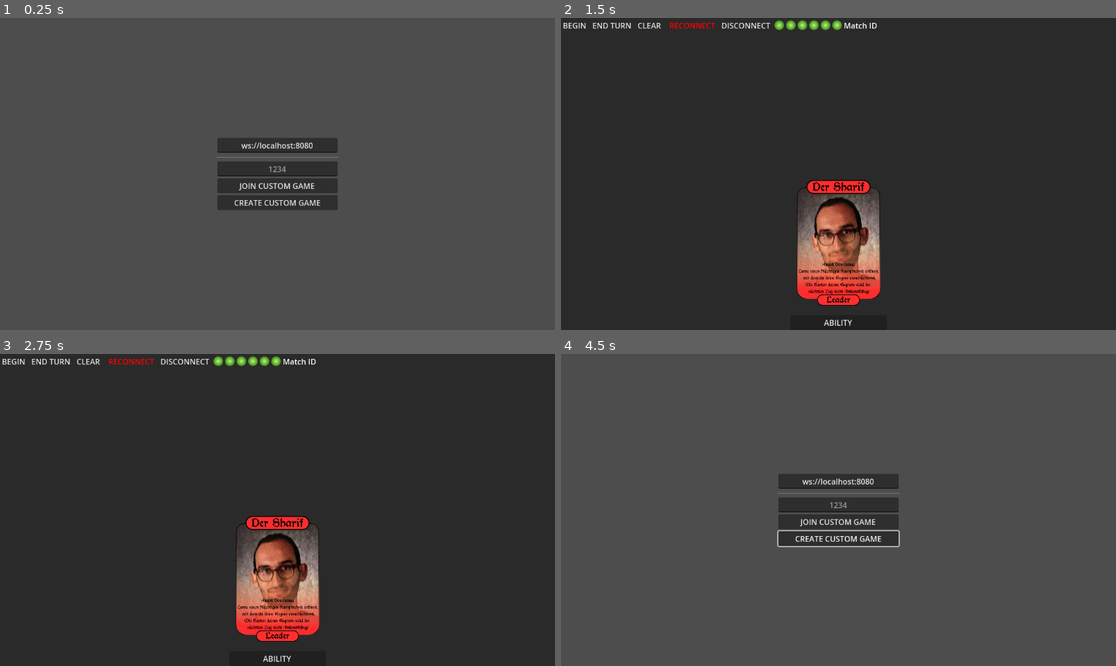
Above: before the commit, frames 1-4 (two rows, left to right).
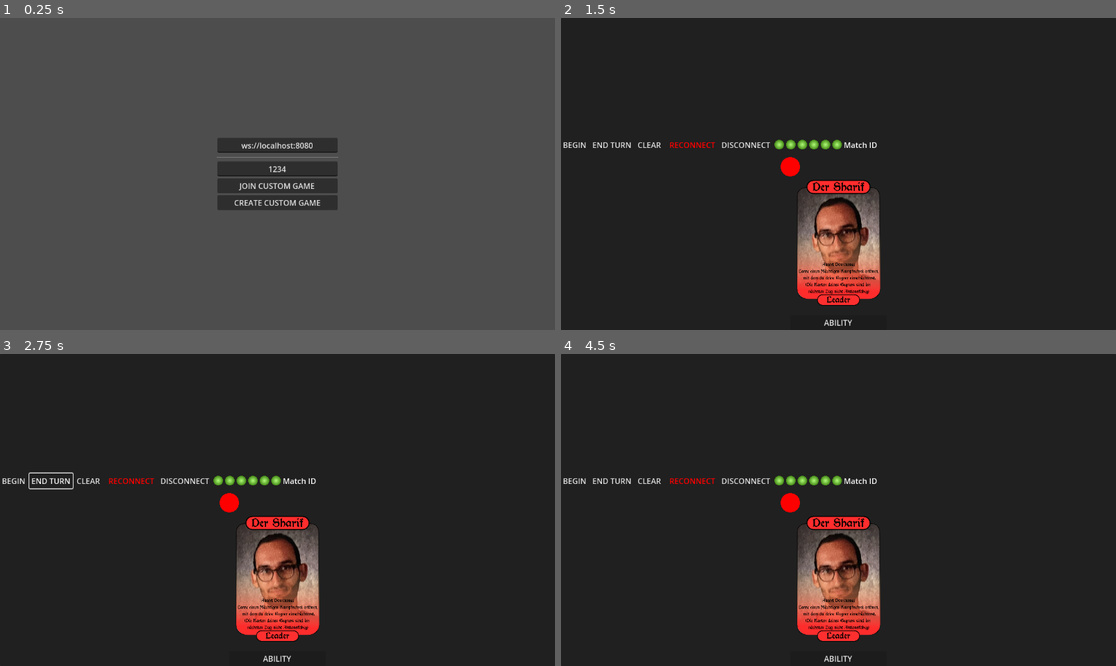
Above: after the commit, the same moments.

Repository: SpaceWAGdev/card-multiplayer
Game: Godot game, scene res://menu.tscn
Same seed, same stepped clock (60 frames per second), same inputs: the game is played once before the commit and once after it.
Inputs (mouse positions are in pixels of both pictures, inside the frame that each line leads up to):
- Up to frame 1 (0.25 s): no input
- Up to frame 2 (1.5 s): click "JOIN CUSTOM GAME" at 0.5 s; click "START GAME" at 1.25 s
- Up to frame 3 (2.75 s): click "END TURN" at 2 s
- Up to frame 4 (4.5 s): click "DISCONNECT" at 2.75 s; click "CREATE CUSTOM GAME" at 3.5 s; click (888, 550) at 4.25 s, where only the run after the commit has a clickable "START GAME"

The runs differ from the first frame. In frame 1, less than 0.1% of the frame differs, in the area x 48-52%, y 47-50%; in frame 2, 1.6%; in frame 3, 1.6%; in frame 4, 97%, in the area x 0-100%, y 0-100%.

Commit message:
New selection cursor | New Message System | Working dbg Button Presses

Diff:
--- a/Cards/card.tscn
+++ b/Cards/card.tscn
@@ -37,3 +37,6 @@
 layout_mode = 2
 size_flags_vertical = 3
 text = "ABILITY"
+
+[node name="Hover_img" type="Sprite2D" parent="."]
+position = Vector2(0, 331)
--- a/card_base.gd
+++ b/card_base.gd
@@ -10,25 +10,22 @@
 func _hover_enter() -> void:
 	if get_parent().name.contains("DECK") or get_parent().name.contains("GRAVEYARD"):
 		return
-	var image = preload("res://card_image_overlay.tscn").instantiate()
-	# TODO: Don't instantiate, just toggle visiblity
-	image.get_child(0).texture = find_child("Image").texture
+	var texture = find_child("Image").texture
+	var image = find_child("Hover_img")
+	var original_image = find_child("Image")
+	image.texture = texture
 	image.scale = Vector2(0.5, 0.5)
-	image.name = "hover_img"
-	image.z_index = 20
-	var width = image.get_child(0).texture.get_width()
-	var height = image.get_child(0).texture.get_height()
+	# var width = texture.get_width()
+	# var height = texture.get_height()
+	# image gets centered over the original card
+	image.position = Vector2(original_image.position.x , original_image.position.y)
+	image.show()
 
-	# image gets centered over the original card
-	image.position = Vector2((image.position.x + width / 4 * image.scale.x ), (image.position.y + height / 6 * image.scale.y) - delta_y_position)
-
-	self.add_child(image)
+func _draw() -> void:
+	draw_circle(Vector2(0,0), 20, Color.RED)
 
 func _hover_exit() -> void:
-	var image = get_child(3)
-	print(image)
-	if image != null:
-		image.queue_free()
+	find_child("Hover_img").hide()
 
 func setup(_data: Dictionary, _game_manager):
 	data = _data
--- a/game.tscn
+++ b/game.tscn
@@ -15,21 +15,46 @@
 script = ExtResource("1_646wj")
 
 [node name="ColorRect" type="ColorRect" parent="."]
+z_index = -5
+y_sort_enabled = true
 layout_mode = 2
-mouse_filter = 2
+mouse_filter = 1
 color = Color(0.164706, 0.164706, 0.164706, 1)
 
-[node name="LOCAL_DECK" type="Node" parent="ColorRect"]
-unique_name_in_owner = true
+[node name="LOCAL_DECK" type="Container" parent="ColorRect"]
+visible = false
+layout_mode = 0
+offset_right = 40.0
+offset_bottom = 40.0
 
-[node name="LOCAL_GRAVEYARD" type="Node" parent="ColorRect"]
-unique_name_in_owner = true
+[node name="LOCAL_GRAVEYARD" type="Container" parent="ColorRect"]
+visible = false
+layout_mode = 0
+offset_right = 40.0
+offset_bottom = 40.0
 
-[node name="REMOTE_HAND" type="Node" parent="ColorRect"]
+[node name="REMOTE_HAND" type="Container" parent="ColorRect"]
+visible = false
+layout_mode = 0
+offset_right = 40.0
+offset_bottom = 40.0
 
 [node name="VBoxContainer" type="VBoxContainer" parent="."]
 layout_mode = 2
+mouse_filter = 2
 theme_override_constants/separation = 30
+
+[node name="REMOTE_PLAYAREA" type="HBoxContainer" parent="VBoxContainer"]
+unique_name_in_owner = true
+layout_mode = 2
+size_flags_vertical = 3
+alignment = 1
+
+[node name="LOCAL_PLAYAREA" type="HBoxContainer" parent="VBoxContainer"]
+unique_name_in_owner = true
+layout_mode = 2
+size_flags_vertical = 3
+alignment = 1
 
 [node name="DebugUI" type="HBoxContainer" parent="VBoxContainer"]
 layout_mode = 2
@@ -90,18 +115,6 @@
 layout_mode = 2
 text = "Match ID"
 
-[node name="REMOTE_PLAYAREA" type="HBoxContainer" parent="VBoxContainer"]
-unique_name_in_owner = true
-layout_mode = 2
-size_flags_vertical = 3
-alignment = 1
-
-[node name="LOCAL_PLAYAREA" type="HBoxContainer" parent="VBoxContainer"]
-unique_name_in_owner = true
-layout_mode = 2
-size_flags_vertical = 3
-alignment = 1
-
 [node name="LOCAL_HAND" type="HBoxContainer" parent="VBoxContainer"]
 unique_name_in_owner = true
 layout_mode = 2
--- a/main_game.gd
+++ b/main_game.gd
@@ -40,8 +40,6 @@
 	GameState.on_enter_selectmode.connect(_dbg_display_select_mode)
 	GameState.on_exit_selectmode.connect(_dbg_clear_select_mode)
 	load_deck(GameState.DECK_PATH)
-	wait_for_open_connection_and_send_message(GameState.SETUP_MESSAGE)
-
 
 func init_card_areas():
 	# TODO: Switch to @exports
@@ -54,9 +52,13 @@
 
 func _process(_delta):
 	poll_ws()
+	if Input.is_key_pressed(KEY_ESCAPE) and GameState.GAME_MODE == GameState.MODE_SELECT:
+		GameState.cancel_card_selection()
 
 func init_ws():
 	socket.connect_to_url(GameState.WS_SERVER_URL)
+	print(GameState.SETUP_MESSAGE)
+	wait_for_open_connection_and_send_message(GameState.SETUP_MESSAGE)
 
 func connect_ws():
 	socket.connect_to_url(GameState.WS_SERVER_URL)
@@ -73,16 +75,21 @@
 		while socket.get_available_packet_count():
 			var packet = socket.get_packet()
 			print("Packet: ", packet.get_string_from_utf8())
-			# TODO: Switch to new JSON message format
-			if packet.get_string_from_utf8().contains("ROUNDOVER"):
-				GameState.begin_turn()
-				start_round()
-				$VBoxContainer/DebugUI/RoundCounter.text = str(ROUND)
-			# TODO: Switch to new JSON message format
-			if packet.get_string_from_utf8().contains("MATCH:"):
-				GameState.MATCH_ID = packet.get_string_from_utf8().split(":")[1]
-			else:
-				deserialize_cards(packet)
+			var packet_data = JSON.parse_string(packet.get_string_from_utf8())
+
+			match packet_data["type"]:
+				"Control":
+					match packet_data["control-message"]:
+						"ROUNDOVER":
+							GameState.begin_turn()
+							start_round()
+							$VBoxContainer/DebugUI/RoundCounter.text = str(ROUND)
+						"CONFIRM_MATCH":
+							GameState.MATCH_ID = packet_data["control-arguments"]["id"]
+				"Sync":
+					deserialize_cards(packet_data["sync-data"])
+				"Message" :
+					print(packet_data["message"])
 			return packet
 	elif state == WebSocketPeer.STATE_CLOSING:
 		# Keep polling to achieve proper close.
@@ -107,7 +114,7 @@
 			return true
 
 		current_attempt += 1
-		await get_tree().create_timer(interval_time)
+		await get_tree().create_timer(interval_time).timeout
 
 	return false
 
@@ -189,10 +196,6 @@
 	var click_event = card_image.gui_input
 	click_event.connect(card_image.on_click)
 
-	if location == "LOCAL_DECK":
-		card_image.z_index = -10
-		card_image.mouse_filter = Control.MOUSE_FILTER_IGNORE
-
 	if location == "LOCAL_PLAYAREA" and mid == "":
 		card_image.battlecry()
 
@@ -245,17 +248,6 @@
 	update_screen_area(new_location_node.name)
 	if new_location == "LOCAL_PLAYAREA" and old_parent.name == "LOCAL_HAND":
 		card.battlecry()
-	if new_location in ["LOCAL_GRAVEYARD", "LOCAL_DECK"]:
-		card.z_index = -10
-		card.set_process(false)
-		card.visible = false
-	else:
-		card.visible = true
-		card.set_process(true)
-
-	if not new_location.contains("REMOTE"):
-		card.z_index = 0
-		card.set_process(true)
 
 	if new_location.begins_with("LOCAL"):
 		card.friendly = true
@@ -278,7 +270,11 @@
 	ROUND += 1
 	$VBoxContainer/DebugUI/RoundCounter.text = str(ROUND)
 	GameState.GAME_STATE = GameState.STATE_REMOTETURN
-	wait_for_open_connection_and_send_message("ROUNDOVER\n")
+	wait_for_open_connection_and_send_message(JSON.stringify({
+		"type" : "Message",
+		"match" : GameState.MATCH_ID,
+		"message" : "ROUNDOVER"
+	}))
 	sync()
 
 func start_round():
--- a/menu.gd
+++ b/menu.gd
@@ -24,6 +24,7 @@
 		"user": GameState.PLAYER_ID,
 		"match": GameState.MATCH_ID
 	})
+	print(GameState.SETUP_MESSAGE)
 	switch_scene()
 
 func create_match_with_key():
@@ -40,7 +41,9 @@
 		"id": id },
 	"user": GameState.PLAYER_ID,
 	"match": GameState.MATCH_ID
-})
+	})
+	print(GameState.SETUP_MESSAGE)
+	switch_scene()
 
 
 func request_matchmaking():
--- a/menu.tscn
+++ b/menu.tscn
@@ -38,6 +38,7 @@
 unique_name_in_owner = true
 custom_minimum_size = Vector2(250, 0)
 layout_mode = 2
+text = "1234"
 placeholder_text = "1234"
 alignment = 1
 max_length = 4
@@ -54,6 +55,6 @@
 
 [connection signal="text_submitted" from="CenterContainer/VBoxContainer/URLField" to="." method="connect_to_server"]
 [connection signal="text_submitted" from="CenterContainer/VBoxContainer/MatchID" to="." method="connect_to_server"]
+[connection signal="pressed" from="CenterContainer/VBoxContainer/Button2" to="." method="connect_to_server"]
 [connection signal="pressed" from="CenterContainer/VBoxContainer/Button2" to="." method="join_match_with_key"]
-[connection signal="pressed" from="CenterContainer/VBoxContainer/Button2" to="." method="connect_to_server"]
-[connection signal="pressed" from="CenterContainer/VBoxContainer/Button3" to="." method="connect_to_server"]
+[connection signal="pressed" from="CenterContainer/VBoxContainer/Button3" to="." method="create_match_with_key"]
--- a/project.godot
+++ b/project.godot
@@ -21,6 +21,10 @@
 Helpers="*res://helpers.gd"
 GameState="*res://static_game_state.gd"
 
+[display]
+
+mouse_cursor/custom_image="res://default_cursor.png"
+
 [dotnet]
 
 project/assembly_name="card-game"
--- a/static_game_state.gd
+++ b/static_game_state.gd
@@ -51,17 +51,20 @@
 
 var SELECT_MASK = []
 
+var _default_cursor = preload("res://default_cursor.png")
+var _selection_cursor = preload("res://select_cursor.png")
+
 func get_card_selection(callback: Callable, mask = SELECT_MASK_ENEMIES):
 	SELECT_MASK = mask
 	GAME_MODE = MODE_SELECT
 	print("SELECT MODE STARTED")
 	SELECT_CALLBACK = callback
 	on_enter_selectmode.emit()
-	Input.set_default_cursor_shape(Input.CURSOR_CROSS)
+	Input.set_custom_mouse_cursor(_selection_cursor)
 
 func cancel_card_selection():
 	SELECT_MASK = []
 	print("SELECT MODE CANCELLED")
 	GAME_MODE = MODE_PLAY
 	on_exit_selectmode.emit()
-	Input.set_default_cursor_shape(Input.CURSOR_ARROW)
+	Input.set_custom_mouse_cursor(_default_cursor)
Binary file added: default_cursor.png
Not shown, added: default_cursor.png.import
Binary file added: select_cursor.png
Not shown, added: select_cursor.png.import
Not shown, changed: app_flow.md
Not shown, changed: server.py
